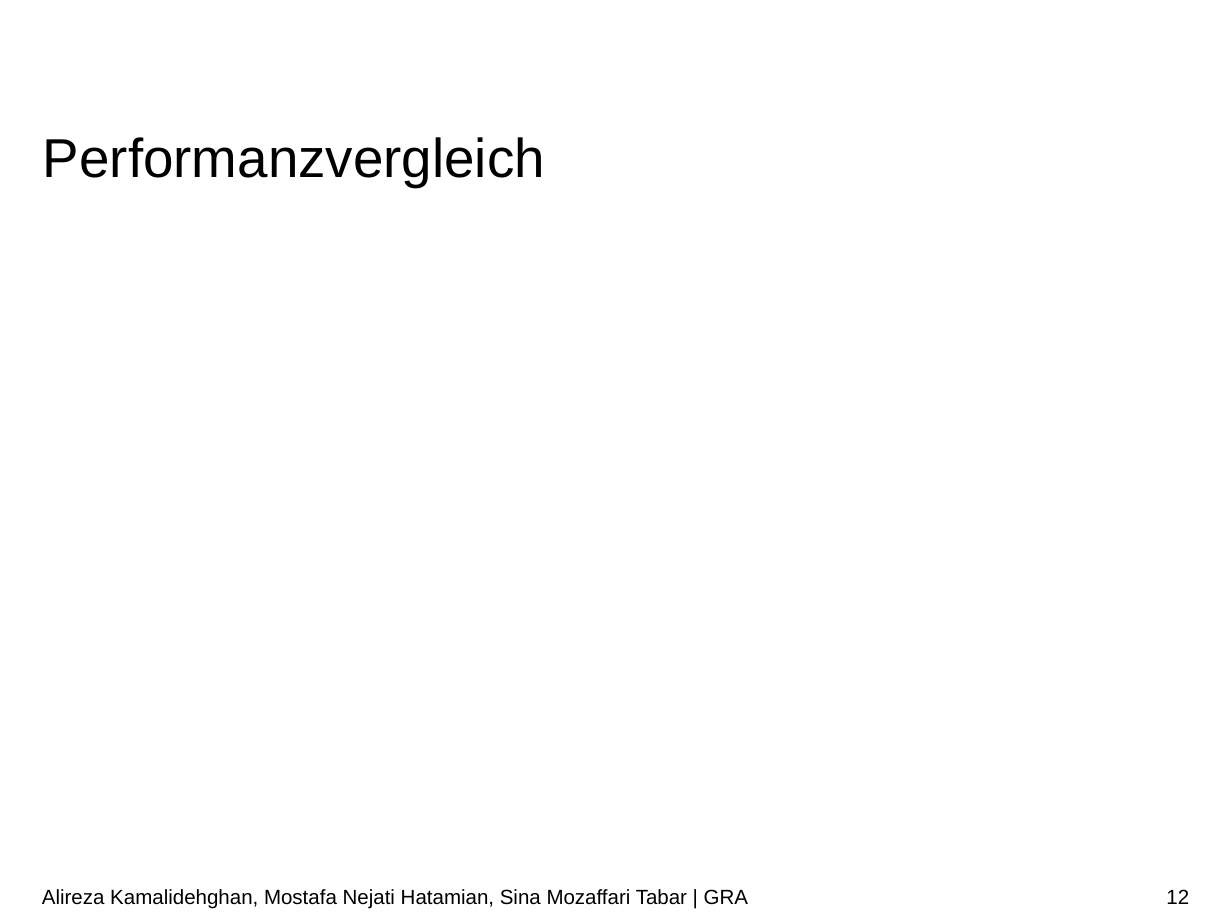
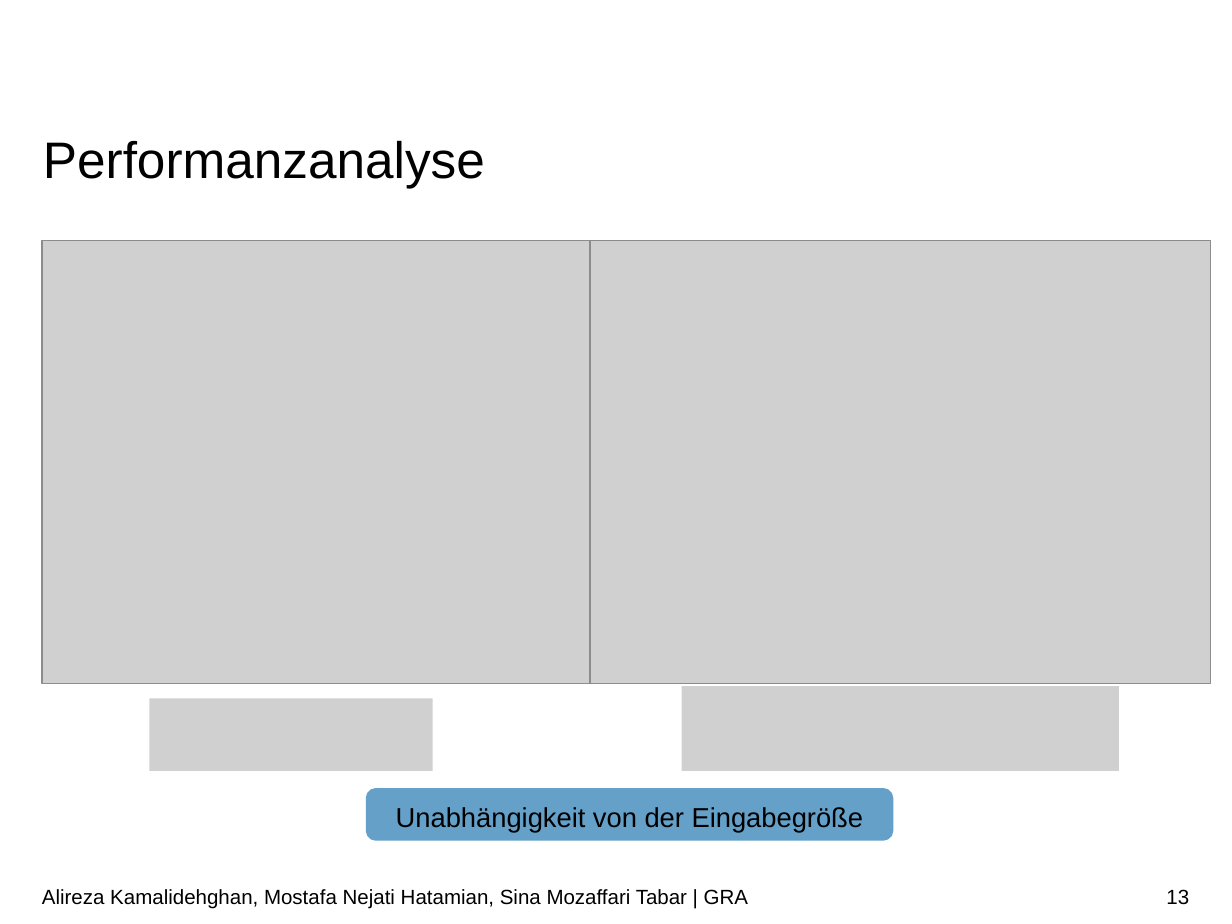
Before and after one commit to ARKamaliD/bm1pi-conversion, a slide deck: slide 13 of Vortrag/Vortrag.pptx (slide 12 before the commit). Drawn at 1232x924 pixels with LibreOffice and Linux fonts; fonts in the diff are those of the drawing; grey boxes stand for pictures; background and template pictures are left out. Boxes give left, top, right and bottom in pixels: in the first picture for what was removed or moved away, otherwise in the second. Text is boxed around its words. In the diff, an @@ line names an element or a change of style, - is before the commit and + after.

```diff
--- a/Vortrag/Vortrag.pptx
+++ b/Vortrag/Vortrag.pptx
@@ title at bbox=[43, 140, 485, 188]: text changed; size 32 to 30 pt @@
-Performanzvergleich
+Performanzanalyse
@@ picture added at bbox=[42, 240, 605, 683] @@
@@ picture added at bbox=[590, 240, 1211, 684] @@
@@ picture added at bbox=[681, 686, 1119, 771] @@
@@ picture added at bbox=[149, 699, 432, 771] @@
@@ rounded rectangle added at bbox=[367, 790, 891, 839], fill #64A0C8, outline #64A0C8 2 pt, 16 pt, text #000000 @@
+Unabhängigkeit von der Eingabegröße
@@ page number at bbox=[1166, 889, 1189, 905]: text changed @@
-12
+13
```
Also in this commit, not shown: 7 other slides changed, 4 slides added, 2 slides removed.
